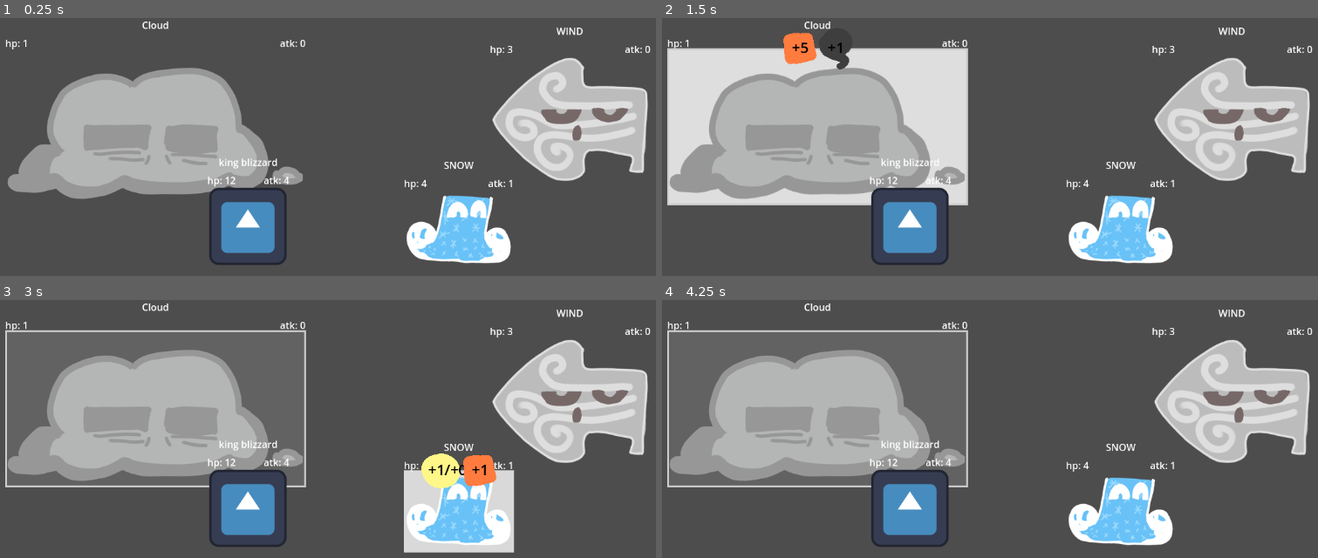
Above: before the commit, frames 1-4 (two rows, left to right).
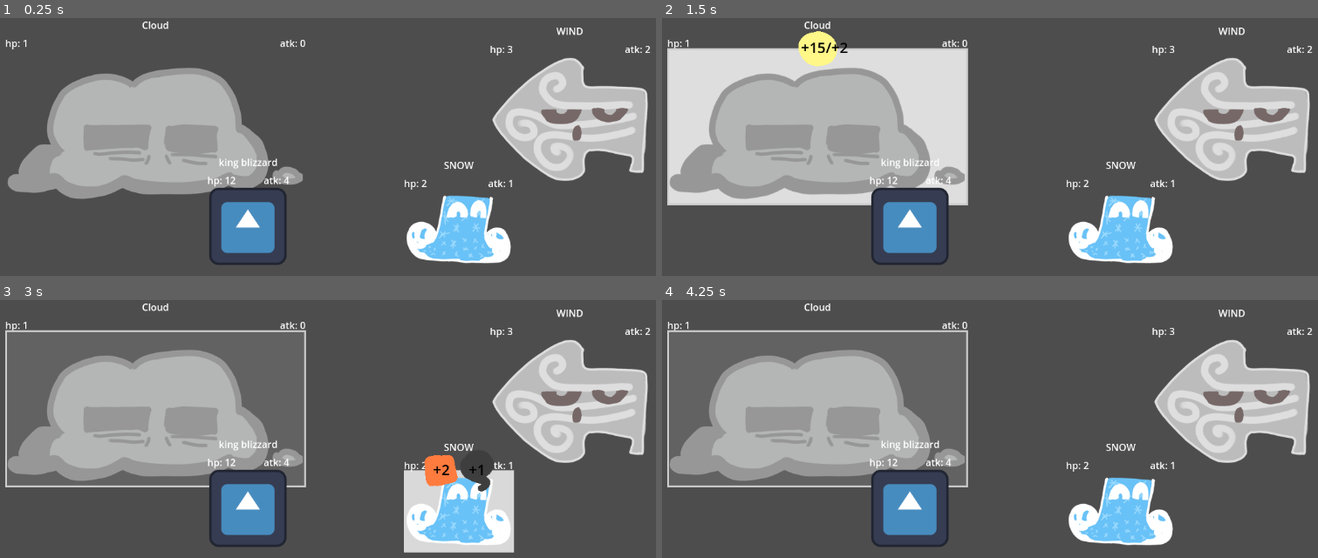
Above: after the commit, the same moments.

Repository: alex-mike-mark-again/godot-combat
Game: Godot game, scene res://troops/stage3b.tscn
The game is run twice, just before and just after one commit, with the same random seed, the same clock (stepped at 60 frames per second) and the same inputs. This scene is started directly instead of the project's main scene. The engine's default icon, where the game draws it, is replaced by a stand-in: a white triangle on a blue panel in a dark square.
Inputs (mouse positions are in pixels of both pictures, inside the frame that each line leads up to):
- Up to frame 1 (0.25 s): no input
- Up to frame 2 (1.5 s): click (819, 126) at 0.52 s; click (819, 126) at 1.27 s
- Up to frame 3 (3 s): click (157, 408) at 2.02 s; tap Enter at 2.75 s; move the mouse to (498, 475) at 2.77 s
- Up to frame 4 (4.25 s): tap Space at 3.5 s; move the mouse to (865, 514) at 3.52 s

The runs differ from the first frame. In frame 1, less than 0.1% of the frame differs, in the area x 64-100%, y 10-66%; in frame 2, 1.1%; in frame 3, 1.2%, in the area x 64-100%, y 10-75%; in frame 4, less than 0.1%.

Commit message:
Tweaks stages 2b, 3b. They are feeling fine atm

Diff:
--- a/enemies/gust.tscn
+++ b/enemies/gust.tscn
@@ -3,5 +3,5 @@
 [ext_resource type="PackedScene" uid="uid://d15w3qccq2gc8" path="res://enemies/enemy.tscn" id="1_x54mq"]
 
 [node name="gust" instance=ExtResource("1_x54mq")]
-buff_hp = 8
+buff_hp = 10
 buff_max_hp = 5
--- a/enemies/hailstone.tscn
+++ b/enemies/hailstone.tscn
@@ -4,4 +4,4 @@
 
 [node name="hailstone" instance=ExtResource("1_o40an")]
 buff_atk = 2
-atk = 2
+atk = 1
--- a/troops/stage2b.tscn
+++ b/troops/stage2b.tscn
@@ -47,10 +47,10 @@
 offset_bottom = 259.0
 
 [node name="hailstone2" parent="." instance=ExtResource("4_4yp0l")]
-offset_left = 413.0
-offset_top = 69.0
-offset_right = 413.0
-offset_bottom = 69.0
+offset_left = 414.0
+offset_top = 70.0
+offset_right = 414.0
+offset_bottom = 70.0
 
 [node name="hailstone3" parent="." instance=ExtResource("4_4yp0l")]
 offset_left = 592.0
--- a/troops/stage3b.tscn
+++ b/troops/stage3b.tscn
@@ -16,7 +16,9 @@
 offset_top = 50.0
 offset_right = 13.0
 offset_bottom = 50.0
-buff_rdc = 1
+buff_atk = 0
+buff_hp = 15
+buff_max_hp = 2
 maxHp = 1
 
 [node name="SNOW" parent="." instance=ExtResource("3_wcuse")]
@@ -24,18 +26,18 @@
 offset_top = 282.0
 offset_right = 672.0
 offset_bottom = 282.0
-buff_atk = 1
-buff_hp = 1
+buff_rdc = 1
 atk = 1
-maxHp = 4
+maxHp = 2
 
 [node name="WIND" parent="." instance=ExtResource("4_w12el")]
 offset_left = 814.0
 offset_top = 60.0
 offset_right = 814.0
 offset_bottom = 60.0
+buff_atk = 1
 buff_rdc = 1
-buff_max_hp = 10
+atk = 2
 
 [node name="king blizzard" parent="." instance=ExtResource("2_wph1y")]
 offset_left = 347.0
